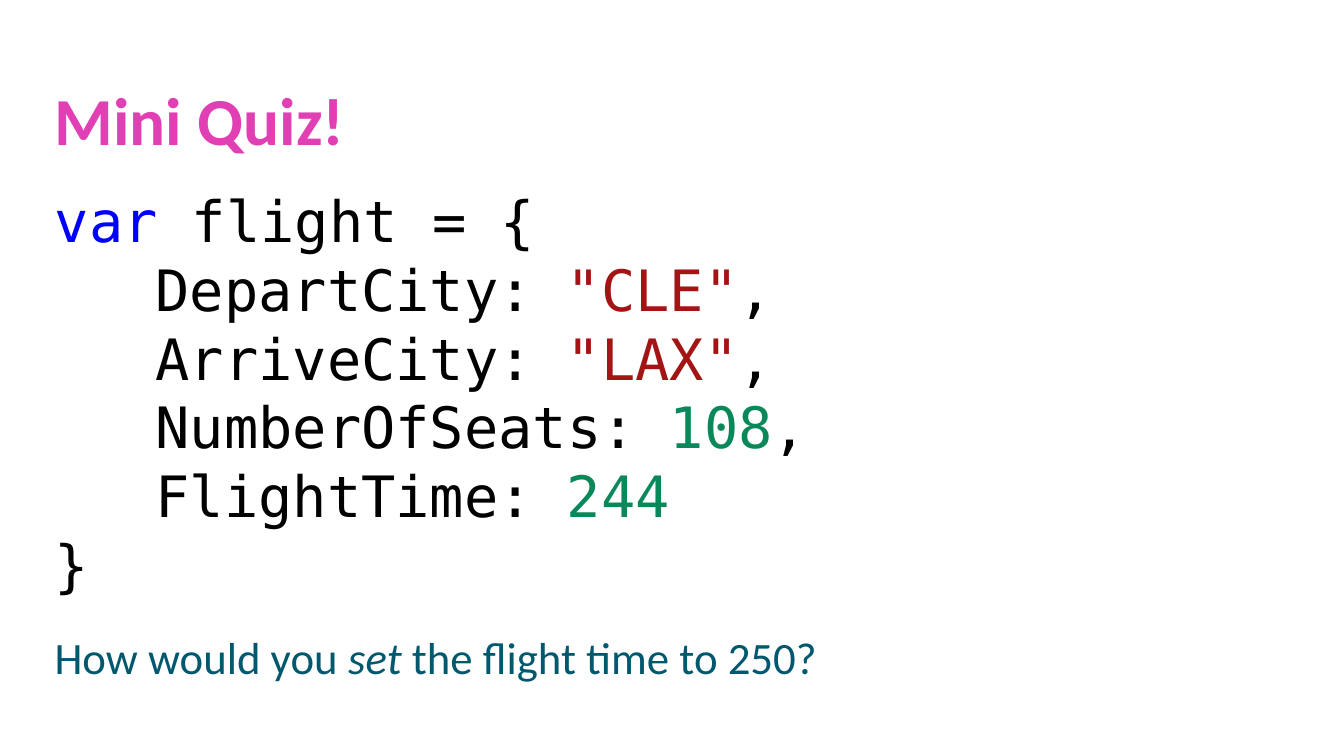
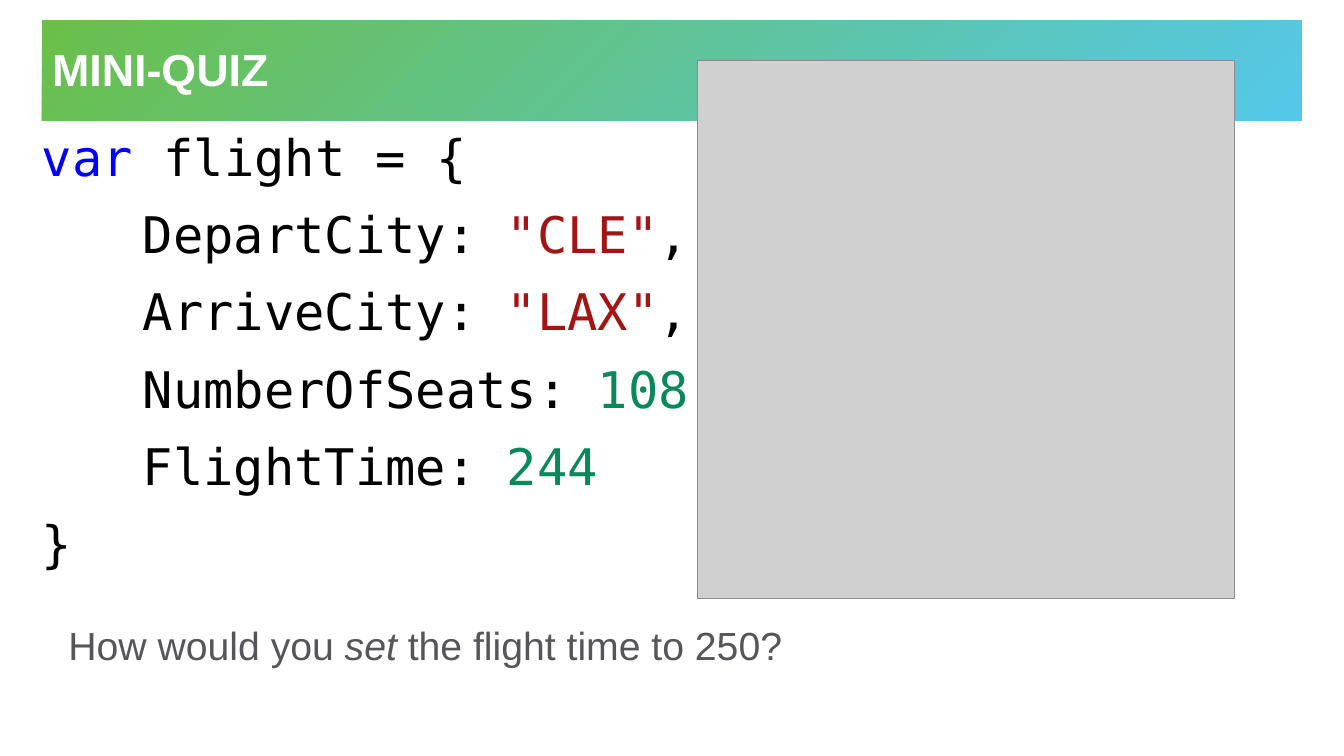
Before and after one commit to hytechclub/web-102, a slide deck: slide 11 of Week09/JavaScriptObjects.pptx. Drawn at 1344x756 pixels with LibreOffice and Linux fonts; fonts in the diff are those of the drawing; grey boxes stand for pictures; background and template pictures are left out. Boxes give left, top, right and bottom in pixels: in the first picture for what was removed or moved away, otherwise in the second. Text is boxed around its words. In the diff, an @@ line names an element or a change of style, - is before the commit and + after.

```diff
--- a/Week09/JavaScriptObjects.pptx
+++ b/Week09/JavaScriptObjects.pptx
@@ title "MINI-QUIZ": place and size @@
-title "MINI-QUIZ" at bbox=[55, 98, 345, 154]
+title "MINI-QUIZ" at bbox=[42, 20, 1303, 121]
@@ title "MINI-QUIZ" at bbox=[42, 20, 1303, 121]: vertical alignment top to middle; fill none to gradient #6ABF4B to #54C8E8 @@
@@ title at bbox=[52, 55, 268, 95]: text changed; size 48 to 32 pt; font Calibri to Arial; text colour #E13FB4 to #FFFFFF @@
-Mini Quiz!
+MINI-QUIZ
@@ picture added at bbox=[698, 60, 1235, 598] @@
@@ text "var flight = {": place and size @@
-text "var flight = {" at bbox=[55, 198, 807, 529]
+text "var flight = {" at bbox=[42, 137, 719, 496]
@@ text "var flight = {" at bbox=[42, 137, 719, 496]: size 40.7 to 36 pt; line spacing 0.8 to 1; more space between paragraphs @@
@@ text "How would you set the ...": place and size @@
-text "How would you set the ..." at bbox=[55, 643, 817, 682]
+text "How would you set the ..." at bbox=[68, 631, 782, 668]
@@ text "How would you set the ..." at bbox=[68, 631, 782, 668]: size 32 to 28 pt, font Calibri to Arial, text colour #00586E to #56565A; indent changed; more space between paragraphs @@
```
Also in this commit, not shown: 11 other slides changed, 2 slides added, 2 slides removed, 1 other file.
